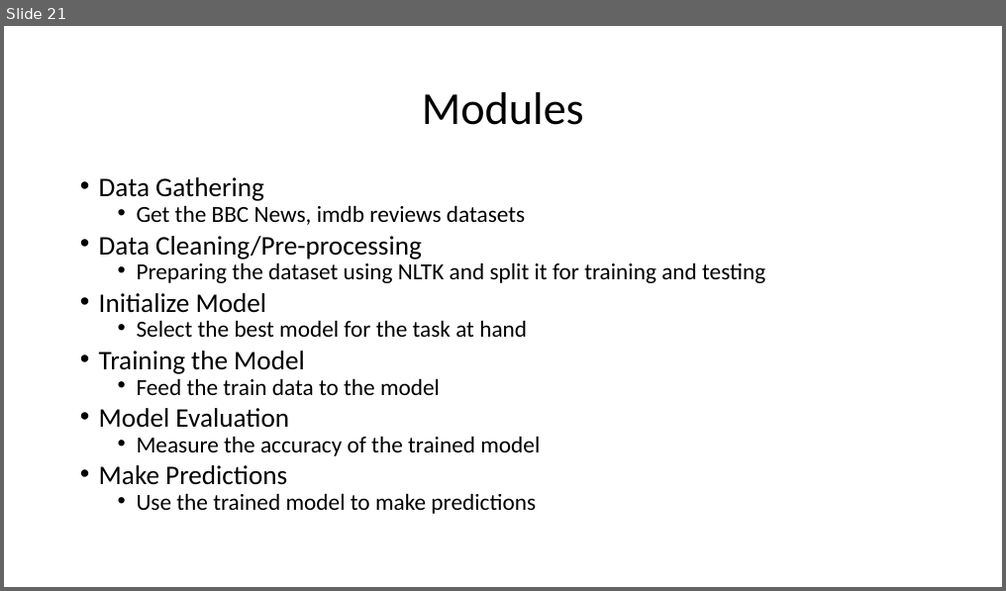
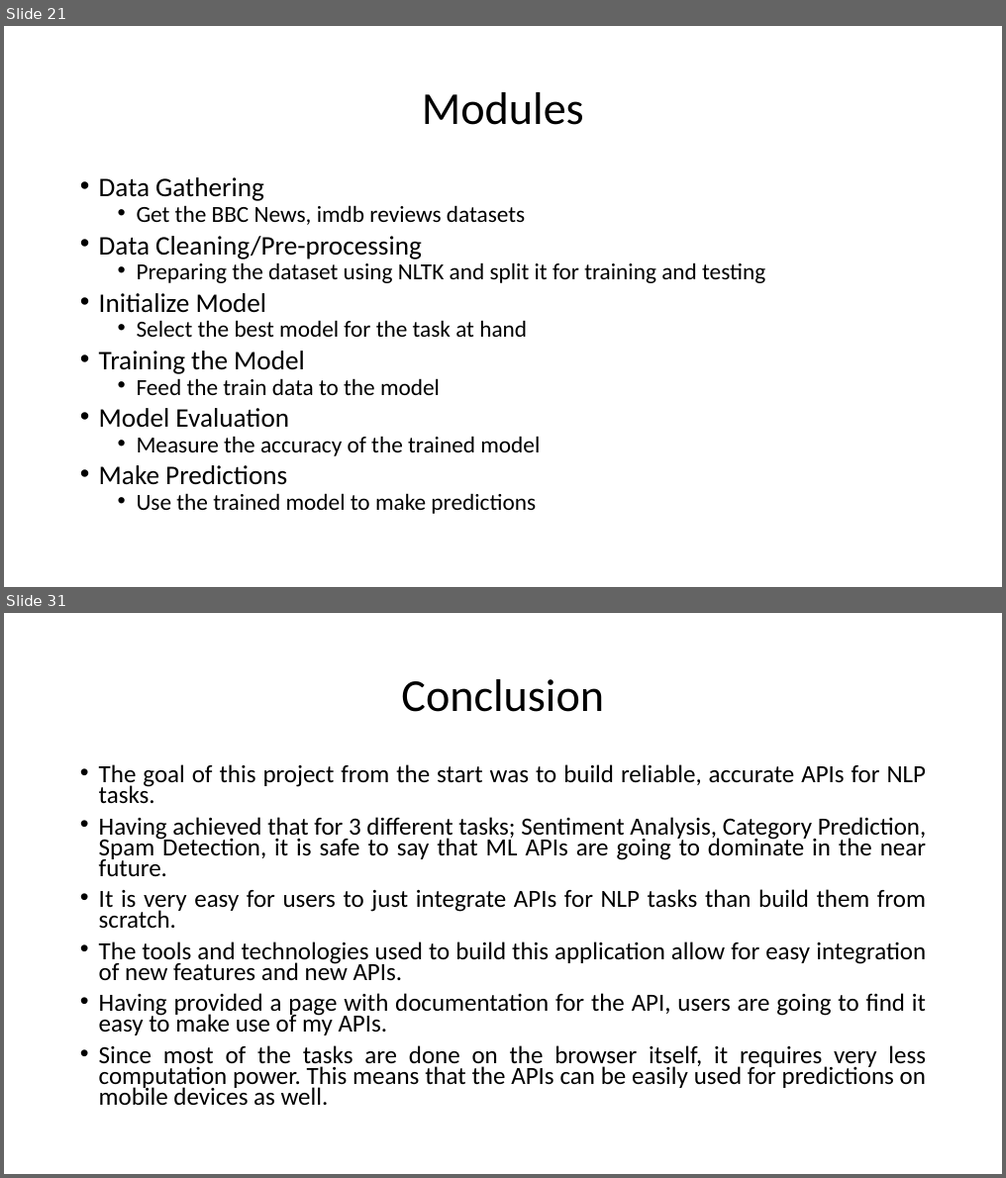
Before and after one commit to HarshaKy/text-classifier, a slide deck: docs/presentation/Presentation.pptx. Shown one above the other, each under a label of ours: slide 21 before the commit, slides 21 and 31 after it; the slides between them are not shown. The pictures are 1006x591 and 1006x1178 pixels, drawn with LibreOffice and Linux fonts; fonts in the diff are those of the drawing. Boxes give left, top, right and bottom in pixels: in the first picture for what was removed or moved away, otherwise in the second. Text is boxed around its words. In the diff, an @@ line names an element or a change of style, - is before the commit and + after.

Commit message:
updated ppt

```diff
--- a/docs/presentation/Presentation.pptx
+++ b/docs/presentation/Presentation.pptx
@@ slide 31 added at [4,613,1002,1174], background #FFFFFF @@
@@ title added at [401,679,604,712], 44 pt, text #000000 @@
+Conclusion
@@ text added at [99,764,927,1106], 23.8 pt, text #000000 @@
+• The goal of this project from the start was to build reliable, accurate APIs for NLP tasks.
+• Having achieved that for 3 different tasks; Sentiment Analysis, Category Prediction, Spam Detection, it is safe to say that ML APIs are going to dominate in the near future.
+• It is very easy for users to just integrate APIs for NLP tasks than build them from scratch.
+• The tools and technologies used to build this application allow for easy integration of new features and new APIs.
+• Having provided a page with documentation for the API, users are going to find it easy to make use of my APIs.
+• Since most of the tasks are done on the browser itself, it requires very less computation power. This means that the APIs can be easily used for predictions on mobile devices as well.
```
Also in this commit, not shown: 11 other slides added, 1 other file.
